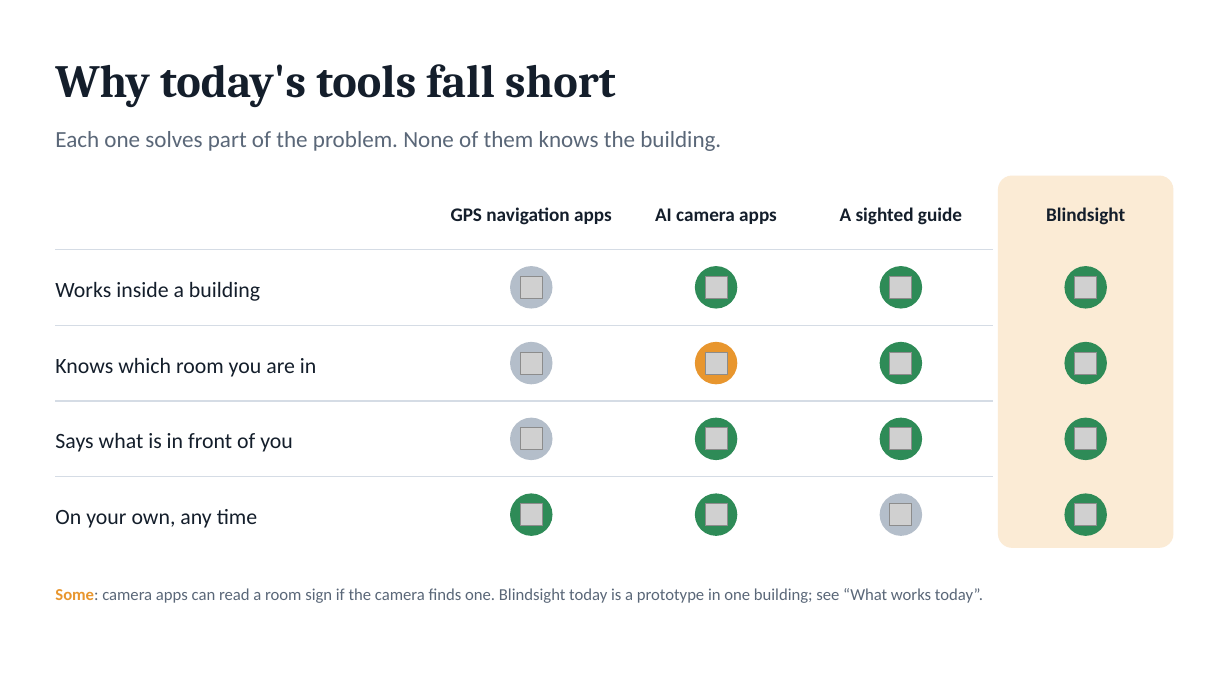
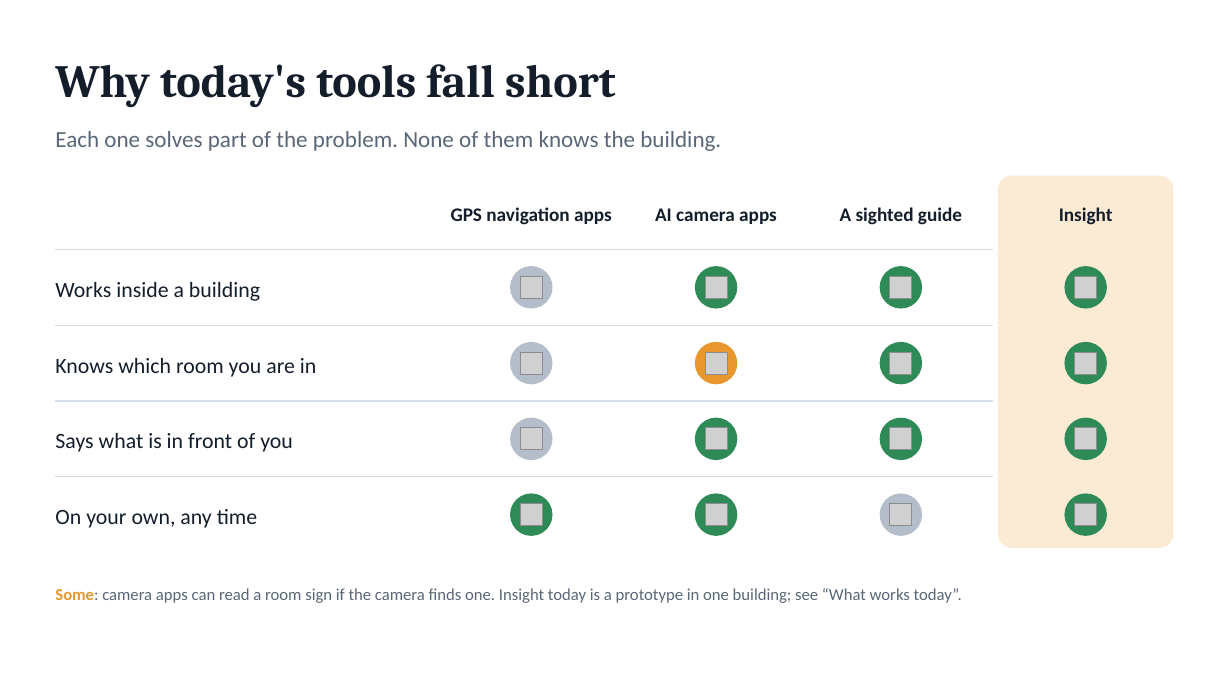
Before and after one commit to epicgdog/blindsight, a slide deck: slide 4 of slides/blindsight.pptx. Drawn at 1232x693 pixels with LibreOffice and Linux fonts; fonts in the diff are those of the drawing; grey boxes stand for pictures. Boxes give left, top, right and bottom in pixels: in the first picture for what was removed or moved away, otherwise in the second. Text is boxed around its words. In the diff, an @@ line names an element or a change of style, - is before the commit and + after.

Commit message:
Insight: Google Maps style phone screen, rename, guidance fixes
Phone app
- Map screen: 2D floor map (walls, route, entrance, you with facing arrow), turn banner in
  metres, small hold-to-talk mic, mute, bottom bar with time and metres left, Exit/Start.
- Debug sheet (swipe down or X to close): connection, localizer, ranking, position, heading,
  camera preview with boxes, server address. "Debug dots" switch shows scan points.
- Dot and arrow lerp between fixes; the last tracked fix is held through unmatched frames.
- Compass from the magnetometer (tilt compensated), so no location permission prompt.
- Banner says "turn" only past 60 degrees off the route.
- react-native-svg added (needs a dev client rebuild); bundle id com.epicgdog.insight.

Server
- Routes are straightened: straight unless a wall (0.4 m clearance) is in the way.
- Place window relaxed for ~1 frame/s (2 wins in 8 s, 1.1x margin; env overridable).
- Agent speaks on its own only for very close obstacles (AGENT_EVENTS=urgent default);
  otherwise only when the mic is used. A new phone session restarts entrance guidance.
- POST /api/agent/nav?on=0|1 for the Exit button.

Rename Blindsight -> Insight in everything user facing (app name, prompts, agent, pages,
docs, env vars INSIGHT_*, package names). Bundle id, native module and storage keys kept.

Plans: EXTRA_FLOOR.MD, DROP_PIN.MD, OBSTACLE_PATH.MD.

```diff
--- a/slides/blindsight.pptx
+++ b/slides/blindsight.pptx
@@ text at [1059, 207, 1113, 225]: text changed @@
-Blindsight
+Insight
@@ text at [55, 588, 962, 603]: text changed @@
-Some: camera apps can read a room sign if the camera finds one. Blindsight today is a prototype in one building; see “What works today”.
+Some: camera apps can read a room sign if the camera finds one. Insight today is a prototype in one building; see “What works today”.
```
Also in this commit, not shown: 4 other slides changed, 59 other files.
